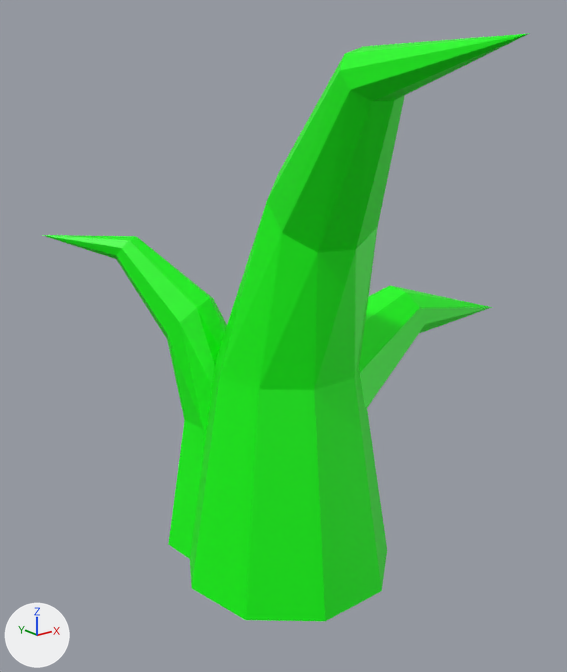
Before and after pictures for a commit that changed the Blender file Models/trawa.blend.
Rendered twice from a camera (50 mm lens) standing at (-0.0702, -0.0867, 0.0726) and looking at (0.0021, 0.0036, 0.0365). Every picture has the same lights, and +X, +Y and +Z are marked at lower left.

Names of what the first picture shows: 'trawa'.
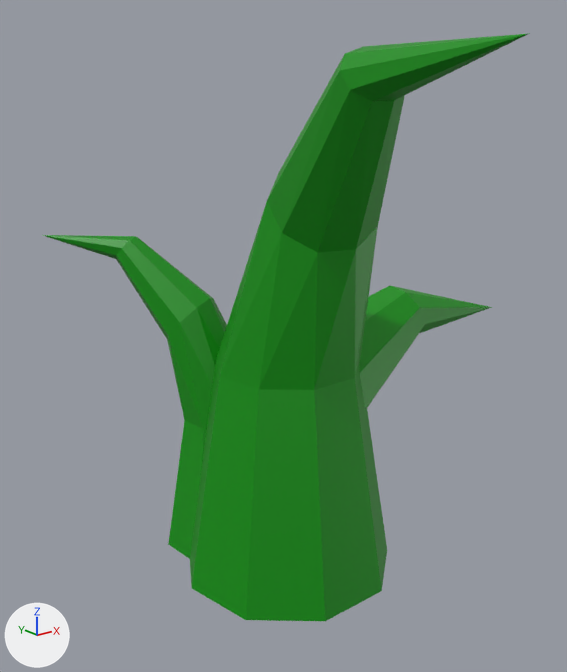
Commit message: trawa kolor

The edits, one by one:
Picture 'Dark Green' (img_dark_green) is new.
Material 'Material.001' (mat_material_001) changes its picture from img_green_png to img_dark_green.

What differs and where, as boxes [x1, y1, x2, y2] in the pictures (567 x 672 px):
'trawa', surface changed
    both: [43, 33, 530, 621]
